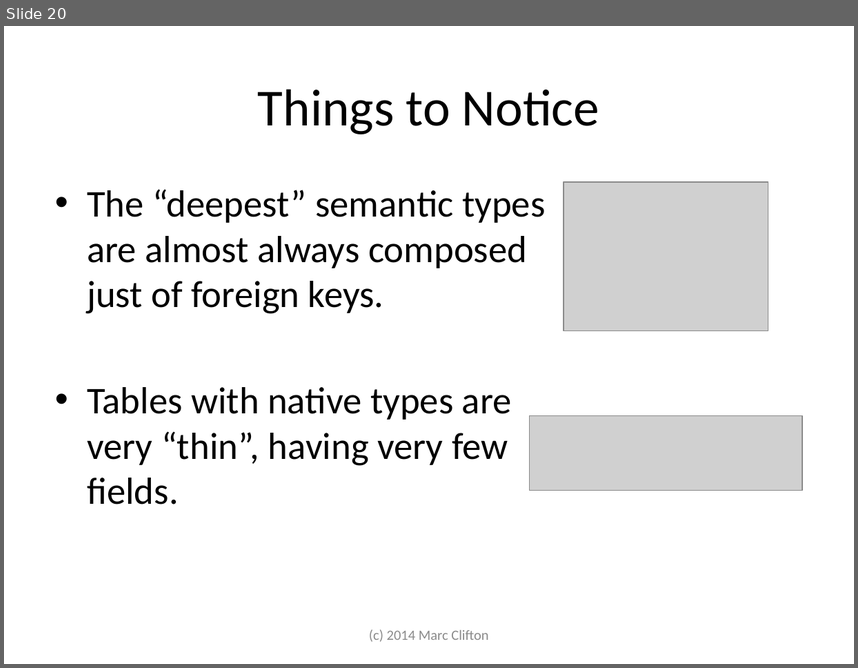
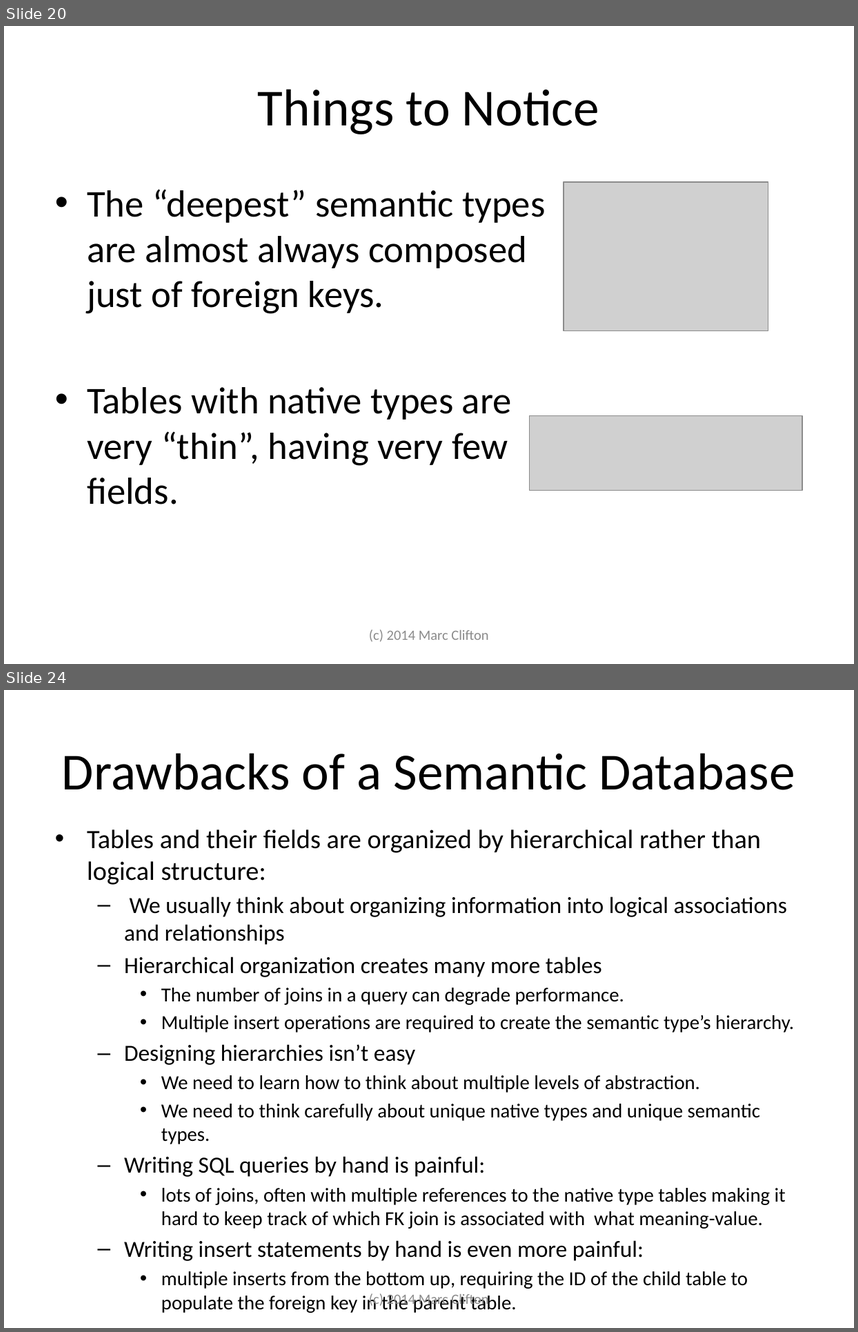
Before and after one commit to cliftonm/HOPE, a slide deck: Articles/semantic database slide show.pptx. Shown one above the other, each under a label of ours: slide 20 before the commit, slides 20 and 24 after it; the slides between them are not shown. The pictures are 858x668 and 858x1332 pixels, drawn with LibreOffice and Linux fonts; fonts in the diff are those of the drawing; grey boxes stand for pictures. Boxes give left, top, right and bottom in pixels: in the first picture for what was removed or moved away, otherwise in the second. Text is boxed around its words. In the diff, an @@ line names an element or a change of style, - is before the commit and + after.

```diff
--- a/Articles/semantic database slide show.pptx
+++ b/Articles/semantic database slide show.pptx
@@ slide 24 added at (4,690,854,1328), background #FFFFFF @@
@@ title added at (62,753,795,790), 44 pt, text #000000 @@
+Drawbacks of a Semantic Database
@@ text added at (87,829,794,1312), 16.8 pt, text #000000 @@
+• Tables and their fields are organized by hierarchical rather than logical structure:
+  – We usually think about organizing information into logical associations and relationships
+  – Hierarchical organization creates many more tables
+    • The number of joins in a query can degrade performance.
+    • Multiple insert operations are required to create the semantic type’s hierarchy.
+  – Designing hierarchies isn’t easy
+    • We need to learn how to think about multiple levels of abstraction.
+    • We need to think carefully about unique native types and unique semantic types.
+  – Writing SQL queries by hand is painful:
+    • lots of joins, often with multiple references to the native type tables making it hard to keep track of which FK join is associated with what meaning-value.
+  – Writing insert statements by hand is even more painful:
+    • multiple inserts from the bottom up, requiring the ID of the child table to populate the foreign key in the parent table.
@@ text added at (387,1294,488,1308), 12 pt, text #8C8C8C @@
+(c) 2014 Marc Clifton
```
Also in this commit, not shown: 1 slide changed, 4 other slides added, 6 other files.
